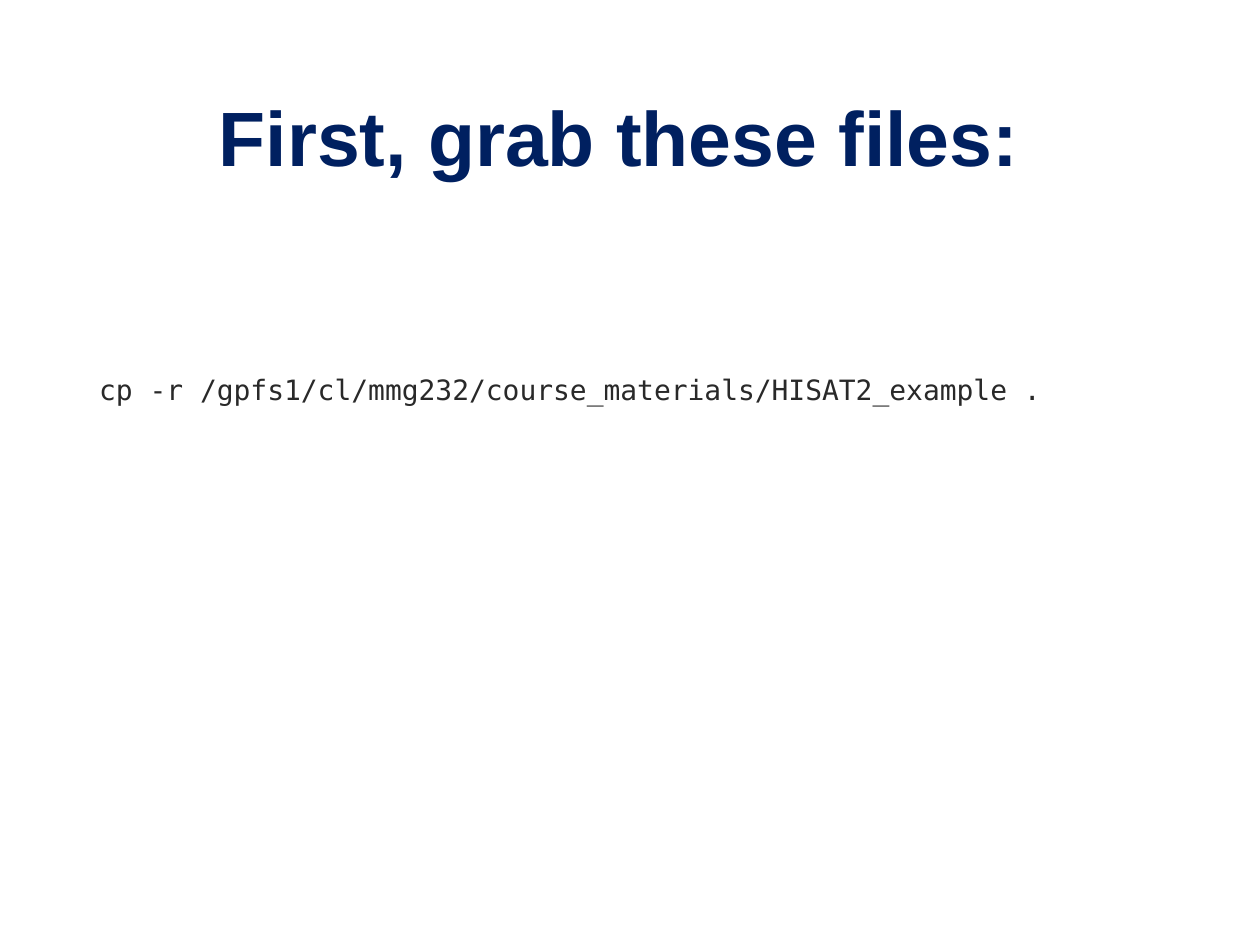
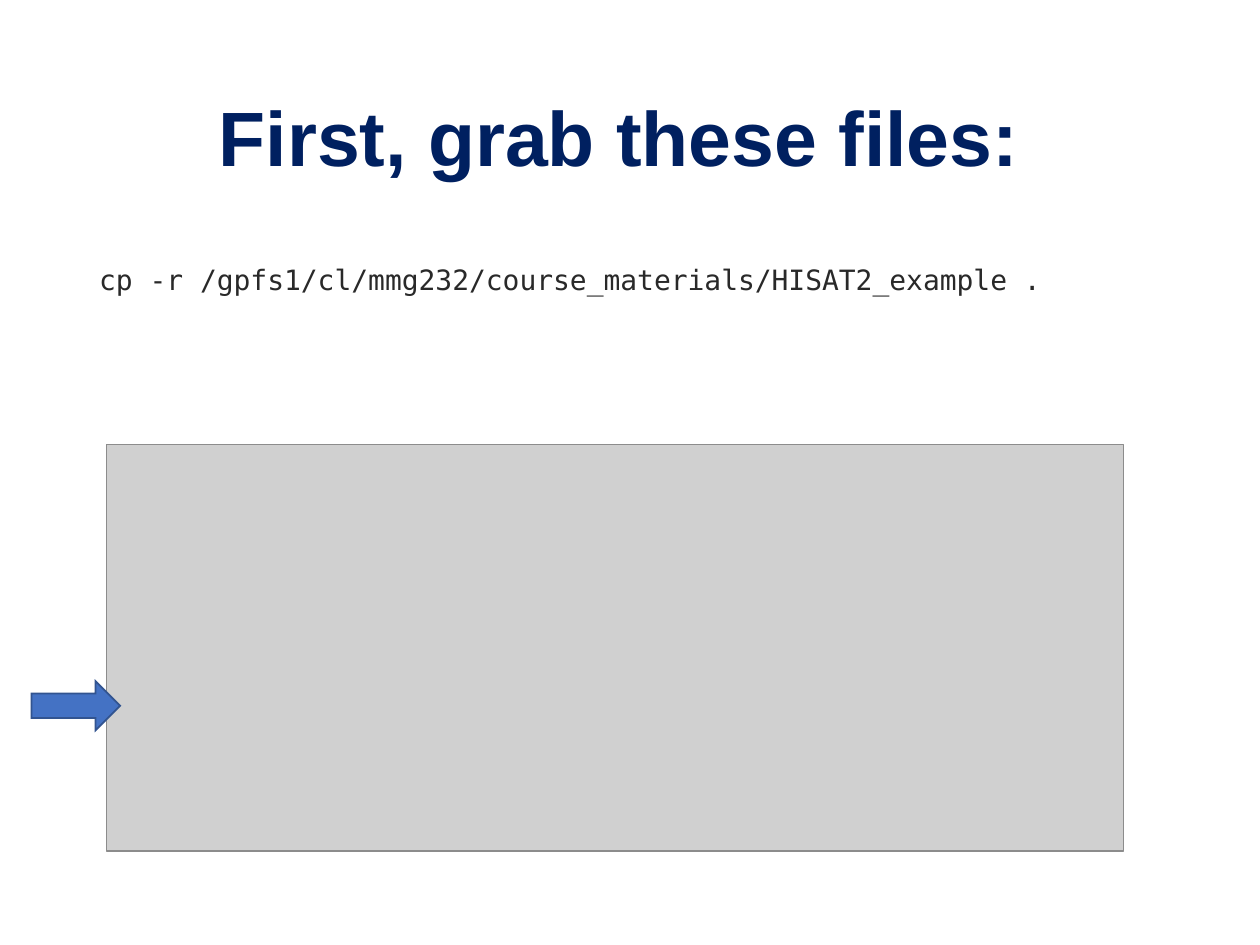
Before and after one commit to PRodriguez19/Intro-to-rnaseq, a slide deck: slide 2 of lectures/Lecture9-MMG232.pptx. Drawn at 1260x945 pixels with LibreOffice and Linux fonts; fonts in the diff are those of the drawing; grey boxes stand for pictures. Boxes give left, top, right and bottom in pixels: in the first picture for what was removed or moved away, otherwise in the second. Text is boxed around its words. In the diff, an @@ line names an element or a change of style, - is before the commit and + after.

```diff
--- a/lectures/Lecture9-MMG232.pptx
+++ b/lectures/Lecture9-MMG232.pptx
@@ text "cp -r /gpfs1/cl/mmg232/course_materials/HISAT2_example .": place and size @@
-text "cp -r /gpfs1/cl/mmg232/course_materials/HISAT2_example ." at [99,378,1007,407]
+text "cp -r /gpfs1/cl/mmg232/course_materials/HISAT2_example ." at [99,268,1007,296]
@@ picture added at [106,445,1123,852] @@
@@ right arrow added at [32,682,120,731], fill #4472C4, outline #325491 1 pt @@
```
Also in this commit, not shown: 6 other slides changed, 6 slides added, 1 other file.
